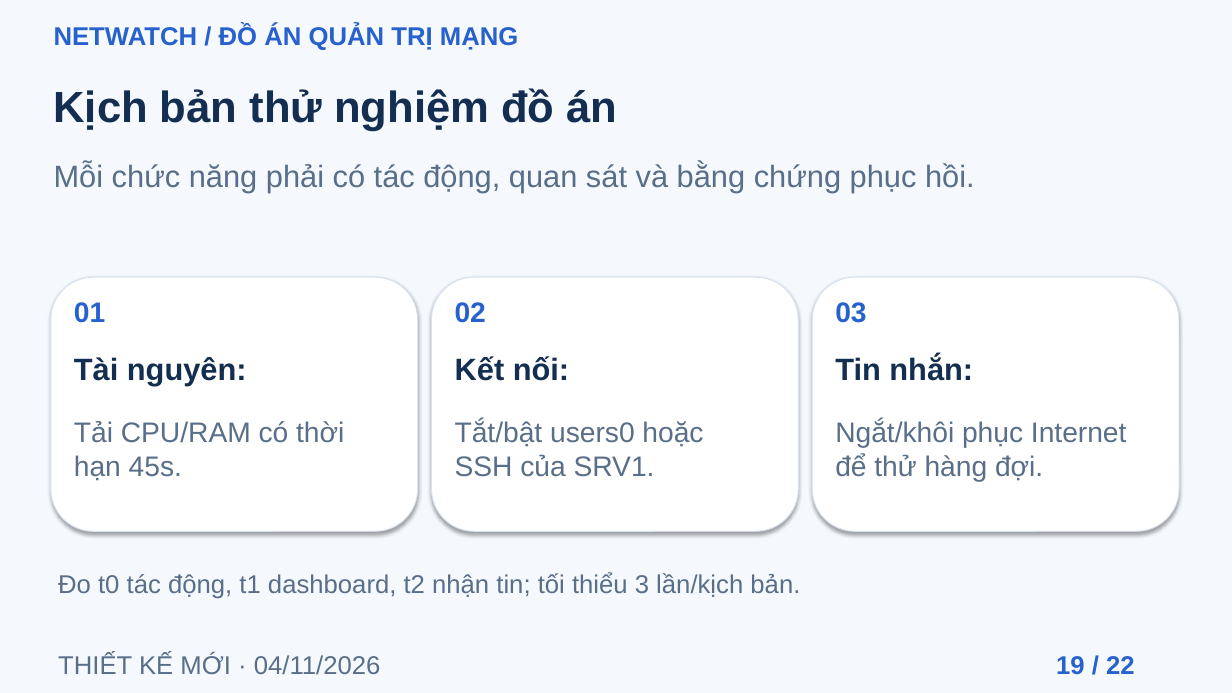
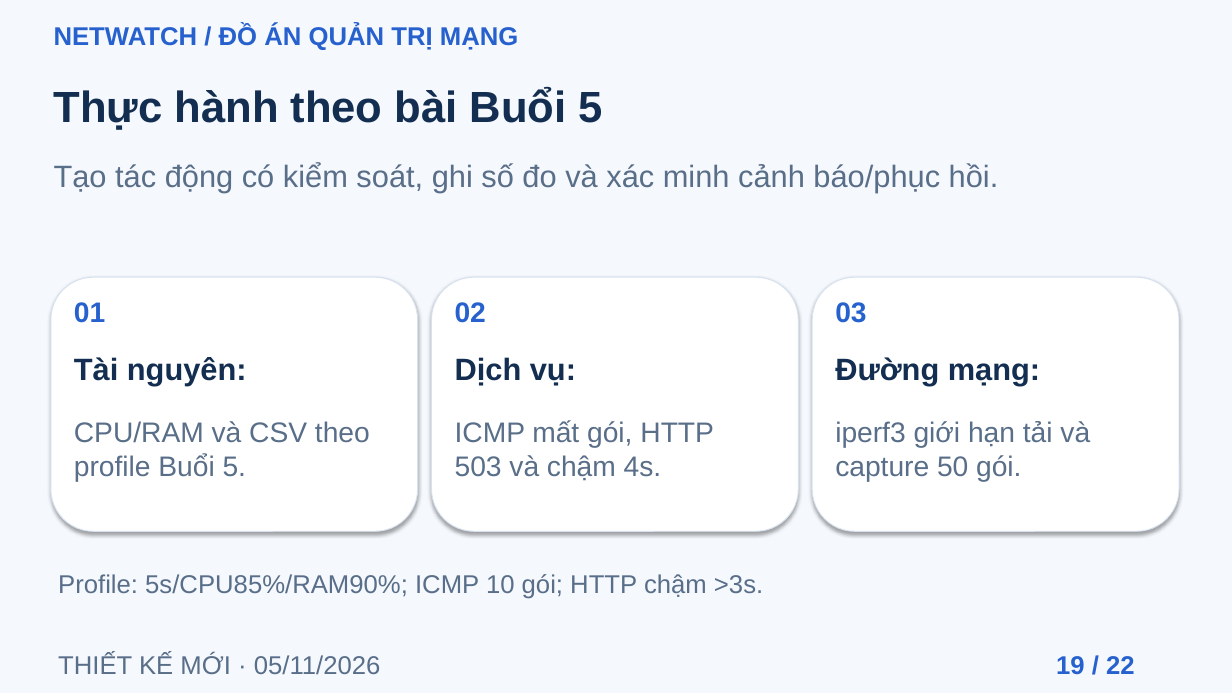
Before and after one commit to tunato2807-del/qtmnc, a slide deck: slide 19 of docs/presentation/NetWatch_22_slide.pptx. Drawn at 1232x693 pixels with LibreOffice and Linux fonts; fonts in the diff are those of the drawing. Boxes give left, top, right and bottom in pixels: in the first picture for what was removed or moved away, otherwise in the second. Text is boxed around its words. In the diff, an @@ line names an element or a change of style, - is before the commit and + after.

Commit message:
Add session 5 monitoring labs and ready-to-view GNS3 handoff
Adapt the uploaded practice sheet to the routed Ubuntu lab: add ICMP latency/loss, HTTP availability and slow-response alerts, optional per-interface CSV, bounded iperf3 tests and standalone HTML reports. Include a path-free GNS3 diagram, Windows/VS Code launchers and VMX auto-discovery for the executable lab. Update course traceability, reports and release bundle. Validate with 50 tests, local protocol checks and browser review; retain explicit Windows/VMware acceptance steps.

```diff
--- a/docs/presentation/NetWatch_22_slide.pptx
+++ b/docs/presentation/NetWatch_22_slide.pptx
@@ text at bbox=[54, 87, 602, 130]: text changed @@
-Kịch bản thử nghiệm đồ án
+Thực hành theo bài Buổi 5
@@ text at bbox=[54, 163, 999, 193]: text changed @@
-Mỗi chức năng phải có tác động, quan sát và bằng chứng phục hồi.
+Tạo tác động có kiểm soát, ghi số đo và xác minh cảnh báo/phục hồi.
@@ text at bbox=[455, 357, 576, 385]: text changed @@
-Kết nối:
+Dịch vụ:
@@ text at bbox=[835, 357, 1040, 385]: text changed @@
-Tin nhắn:
+Đường mạng:
@@ text at bbox=[74, 421, 370, 481]: text changed @@
-Tải CPU/RAM có thời hạn 45s.
+CPU/RAM và CSV theo profile Buổi 5.
@@ text at bbox=[455, 420, 714, 481]: text changed @@
-Tắt/bật users0 hoặc SSH của SRV1.
+ICMP mất gói, HTTP 503 và chậm 4s.
@@ text at bbox=[835, 421, 1090, 481]: text changed @@
-Ngắt/khôi phục Internet để thử hàng đợi.
+iperf3 giới hạn tải và capture 50 gói.
@@ text at bbox=[58, 574, 763, 599]: text changed @@
-Đo t0 tác động, t1 dashboard, t2 nhận tin; tối thiểu 3 lần/kịch bản.
+Profile: 5s/CPU85%/RAM90%; ICMP 10 gói; HTTP chậm >3s.
@@ text at bbox=[58, 653, 381, 674]: text changed @@
-THIẾT KẾ MỚI · 04/11/2026
+THIẾT KẾ MỚI · 05/11/2026
```
Also in this commit, not shown: 21 other slides changed, 46 other files.
